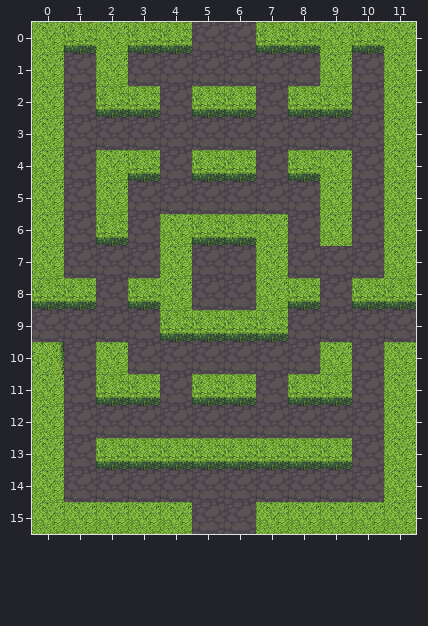
Tiled map -- art/stage.tmx. The picture above is the old version.
Cells are 32x32 px. Shown: x 0..11, y 0..15.
The same view after the edit:
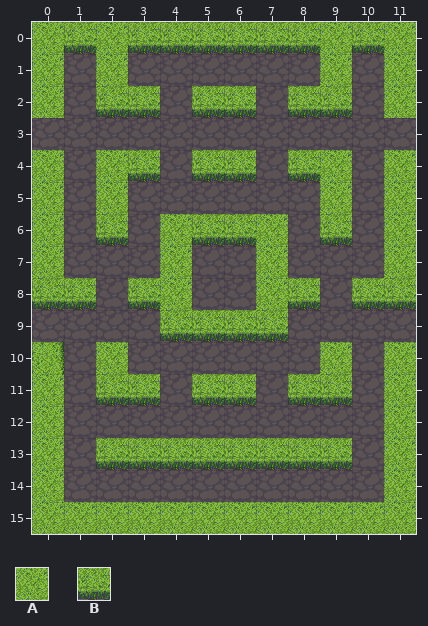
Key: from "tileTest": A 298, B 330.
_ is an empty cell.
Change:
Layer "WallLayer":
Tile A now appears in row 15 at x 5 to 6.
The author changed tile A to tile B in row 6 at x 9.
Tile B now appears in row 0 at x 5 to 6.
Tile A is gone in row 3 at x 0 and 11.
Pixel boxes of the changes (left, top, right, bottom) in both pictures:
added: (192, 22, 256, 54)
removed: (32, 118, 64, 150)
removed: (384, 118, 416, 150)
changed: (320, 214, 352, 246)
added: (192, 502, 256, 534)
